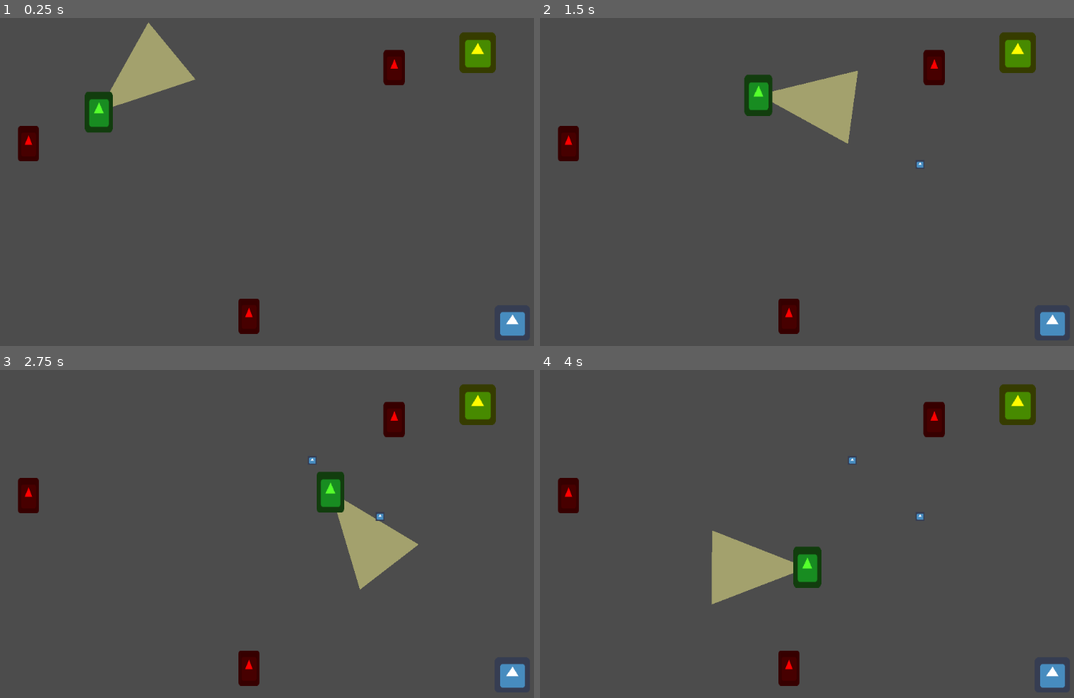
Above: before the commit, frames 1-4 (two rows, left to right).
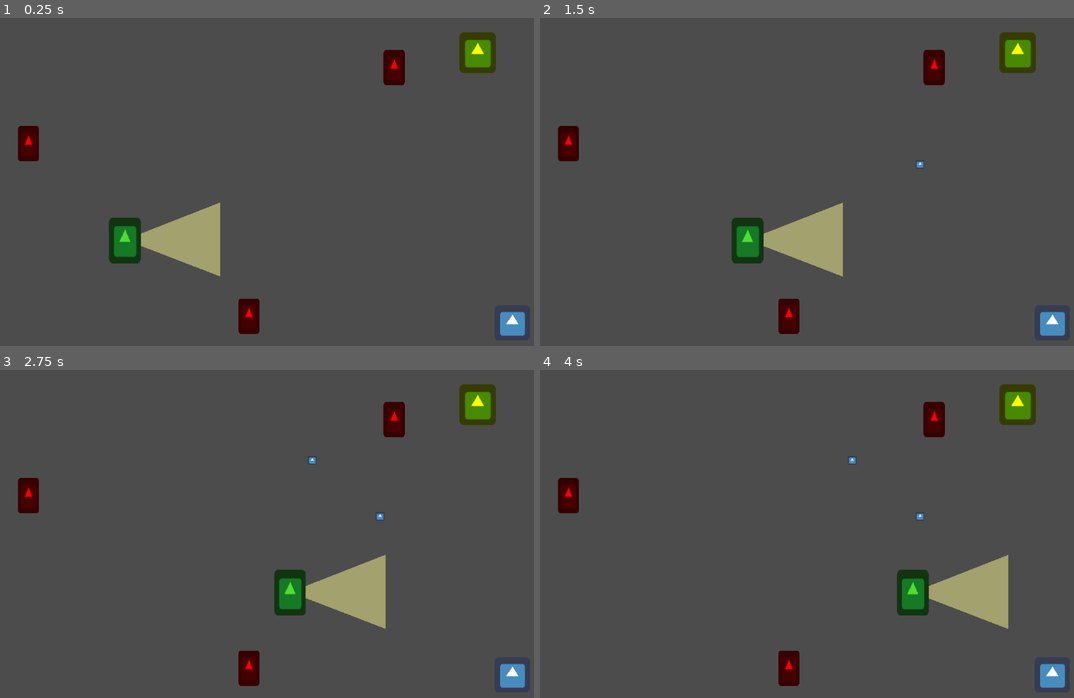
Above: after the commit, the same moments.

Repository: cwiep/Agent-of-C.H.A.I.N.
Game: Godot game, scene res://scenes/World.tscn
The game is run twice, just before and just after one commit, with the same random seed, the same clock (stepped at 60 frames per second) and the same inputs. The engine's default icon, where the game draws it, is replaced by a stand-in: a white triangle on a blue panel in a dark square.
Inputs (mouse positions are in pixels of both pictures, inside the frame that each line leads up to):
- Up to frame 1 (0.25 s): no input
- Up to frame 2 (1.5 s): move the mouse to (919, 165) at 0.52 s; press the mouse at (919, 165) at 0.53 s; tap Mouse wheel down (speed_down) at 0.8, 1.35 s; move the mouse to (684, 198) at 1.27 s; release the mouse at (684, 198) at 1.28 s
- Up to frame 3 (2.75 s): tap Mouse wheel up (speed_up) at 1.55 s; move the mouse to (315, 461) at 2.02 s; hold Mouse wheel up (speed_up) from 2.03 s (still down); click (315, 461) at 2.3 s
- Up to frame 4 (4 s): move the mouse to (769, 599) at 2.77 s; release Mouse wheel up (speed_up) at 2.78 s; click (769, 599) at 2.85 s; tap Mouse wheel down (speed_down) at 3.05 s; move the mouse to (967, 583) at 3.52 s; hold Right mouse button (remove_action_point) from 3.53 s (still down); tap Mouse wheel up (speed_up) at 3.8 s

The runs differ from the first frame. In frame 1, 5.4% of the frame differs, in the area x 15-42%, y 1-79%; in frame 2, 5.5%, in the area x 35-60%, y 16-79%; in frame 3, 4.7%; in frame 4, 5.5%.

Commit message:
Clean up, separate scripts

Diff:
--- a/project.godot
+++ b/project.godot
@@ -18,6 +18,10 @@
 config/name="MJD9 - Agent of C.H.A.I.N."
 run/main_scene="res://scenes/World.tscn"
 config/icon="res://icon.png"
+
+[autoload]
+
+Global="*res://scripts/Global.gd"
 
 [input]
 
--- a/scenes/Guard.tscn
+++ b/scenes/Guard.tscn
@@ -1,20 +1,48 @@
-[gd_scene load_steps=4 format=2]
+[gd_scene load_steps=7 format=2]
 
 [ext_resource path="res://icon.png" type="Texture" id=1]
 [ext_resource path="res://scripts/GuardBehavior.gd" type="Script" id=2]
+[ext_resource path="res://scenes/VisionCone.tscn" type="PackedScene" id=3]
+[ext_resource path="res://scripts/GuardPath.gd" type="Script" id=4]
 
 [sub_resource type="RectangleShape2D" id=1]
 extents = Vector2( 24.8433, 37.2277 )
 
-[node name="Guard" type="Area2D" groups=[
+[sub_resource type="Animation" id=2]
+resource_name = "exited"
+length = 0.6
+tracks/0/type = "value"
+tracks/0/path = NodePath("Sprite:position")
+tracks/0/interp = 1
+tracks/0/loop_wrap = true
+tracks/0/imported = false
+tracks/0/enabled = true
+tracks/0/keys = {
+"times": PoolRealArray( 0, 0.2, 0.3, 0.5, 0.6 ),
+"transitions": PoolRealArray( 1, 1, 1, 1, 1 ),
+"update": 0,
+"values": [ Vector2( 0, 0 ), Vector2( 0, -10 ), Vector2( 0, 0 ), Vector2( 0, -10 ), Vector2( 0, 0 ) ]
+}
+
+[node name="Guard" type="PathFollow2D"]
+script = ExtResource( 4 )
+
+[node name="VisionCone" parent="." instance=ExtResource( 3 )]
+
+[node name="Guard" type="Area2D" parent="." groups=[
 "enemy",
 ]]
 script = ExtResource( 2 )
 
-[node name="Sprite" type="Sprite" parent="."]
+[node name="Sprite" type="Sprite" parent="Guard"]
 modulate = Color( 0.309804, 0.866667, 0.196078, 1 )
 scale = Vector2( 0.900675, 1.29797 )
 texture = ExtResource( 1 )
 
-[node name="CollisionShape2D" type="CollisionShape2D" parent="."]
+[node name="CollisionShape2D" type="CollisionShape2D" parent="Guard"]
 shape = SubResource( 1 )
+
+[node name="AnimationPlayer" type="AnimationPlayer" parent="Guard"]
+anims/exited = SubResource( 2 )
+[connection signal="area_entered" from="VisionCone" to="." method="_on_area_entered"]
+[connection signal="area_entered" from="Guard" to="." method="_on_area_entered"]
--- a/scenes/GuardPath.tscn
+++ /dev/null
@@ -1,69 +0,0 @@
-[gd_scene load_steps=7 format=2]
-
-[ext_resource path="res://scripts/GuardBehavior.gd" type="Script" id=1]
-[ext_resource path="res://icon.png" type="Texture" id=2]
-[ext_resource path="res://scripts/GuardPath.gd" type="Script" id=4]
-
-[sub_resource type="Curve2D" id=1]
-_data = {
-"points": PoolVector2Array( -23.2238, 83.9052, 23.2238, -83.9052, 202.5, 212, 0, 0, 0, 0, 382.18, 137.793, -52.4408, -55.4374, 52.4408, 55.4374, 629.4, 205.966, 42.7018, -47.9458, -42.7018, 47.9458, 630.15, 328.078, 131.102, 29.217, -131.102, -29.217, 373.19, 338.566, -5.24408, 62.9289, 5.24408, -62.9289, 202.5, 212 )
-}
-
-[sub_resource type="RectangleShape2D" id=2]
-extents = Vector2( 22.3575, 33.0034 )
-
-[sub_resource type="Animation" id=3]
-resource_name = "exited"
-length = 0.6
-tracks/0/type = "value"
-tracks/0/path = NodePath("Sprite:position")
-tracks/0/interp = 1
-tracks/0/loop_wrap = true
-tracks/0/imported = false
-tracks/0/enabled = true
-tracks/0/keys = {
-"times": PoolRealArray( 0, 0.2, 0.3, 0.5, 0.6 ),
-"transitions": PoolRealArray( 1, 1, 1, 1, 1 ),
-"update": 0,
-"values": [ Vector2( 0, 0 ), Vector2( 0, -10 ), Vector2( 0, 0 ), Vector2( 0, -10 ), Vector2( 0, 0 ) ]
-}
-
-[node name="GuardPath" type="Path2D"]
-curve = SubResource( 1 )
-script = ExtResource( 4 )
-
-[node name="FollowAndRotate" type="PathFollow2D" parent="."]
-position = Vector2( 202.5, 212 )
-rotation = -1.27223
-
-[node name="VisionCone" type="Area2D" parent="FollowAndRotate"]
-script = ExtResource( 1 )
-
-[node name="Shape" type="Polygon2D" parent="FollowAndRotate/VisionCone"]
-modulate = Color( 1, 1, 1, 0.486275 )
-rotation = -0.00257678
-color = Color( 1, 0.984314, 0.564706, 1 )
-polygon = PoolVector2Array( 0.280563, -1.04376, 172.973, -68.8494, 172.973, 65.7024 )
-
-[node name="CollisionPolygon2D" type="CollisionPolygon2D" parent="FollowAndRotate/VisionCone"]
-polygon = PoolVector2Array( 0.0337982, 0.364792, 172.114, -68.5097, 172.459, 65.52 )
-
-[node name="Follow" type="PathFollow2D" parent="."]
-position = Vector2( 202.5, 212 )
-rotate = false
-
-[node name="Guard" type="Area2D" parent="Follow"]
-script = ExtResource( 1 )
-
-[node name="Sprite" type="Sprite" parent="Follow/Guard"]
-modulate = Color( 0.333333, 1, 0.172549, 1 )
-scale = Vector2( 0.7893, 1.16388 )
-texture = ExtResource( 2 )
-
-[node name="CollisionShape2D" type="CollisionShape2D" parent="Follow/Guard"]
-shape = SubResource( 2 )
-
-[node name="AnimationPlayer" type="AnimationPlayer" parent="Follow/Guard"]
-anims/exited = SubResource( 3 )
-[connection signal="area_entered" from="FollowAndRotate/VisionCone" to="." method="_on_area_entered"]
-[connection signal="area_entered" from="Follow/Guard" to="." method="_on_area_entered"]
--- a/scenes/Player.tscn
+++ b/scenes/Player.tscn
@@ -1,6 +1,7 @@
-[gd_scene load_steps=3 format=2]
+[gd_scene load_steps=4 format=2]
 
 [ext_resource path="res://icon.png" type="Texture" id=1]
+[ext_resource path="res://scripts/Player.gd" type="Script" id=2]
 
 [sub_resource type="RectangleShape2D" id=1]
 extents = Vector2( 29, 28 )
@@ -8,6 +9,7 @@
 [node name="Player" type="Area2D" groups=[
 "player",
 ]]
+script = ExtResource( 2 )
 
 [node name="Sprite" type="Sprite" parent="."]
 texture = ExtResource( 1 )
--- /dev/null
+++ b/scenes/VisionCone.tscn
@@ -0,0 +1,15 @@
+[gd_scene load_steps=2 format=2]
+
+[ext_resource path="res://scripts/VisionCone.gd" type="Script" id=1]
+
+[node name="VisionCone" type="Area2D"]
+script = ExtResource( 1 )
+
+[node name="Shape" type="Polygon2D" parent="."]
+modulate = Color( 1, 1, 1, 0.486275 )
+rotation = -0.00257678
+color = Color( 1, 0.984314, 0.564706, 1 )
+polygon = PoolVector2Array( 0.280563, -1.04376, 172.973, -68.8494, 172.973, 65.7024 )
+
+[node name="CollisionPolygon2D" type="CollisionPolygon2D" parent="."]
+polygon = PoolVector2Array( 0.0337982, 0.364792, 172.114, -68.5097, 172.459, 65.52 )
--- a/scenes/World.tscn
+++ b/scenes/World.tscn
@@ -1,13 +1,18 @@
-[gd_scene load_steps=7 format=2]
+[gd_scene load_steps=8 format=2]
 
 [ext_resource path="res://scripts/World.gd" type="Script" id=1]
 [ext_resource path="res://scenes/Player.tscn" type="PackedScene" id=2]
 [ext_resource path="res://scenes/Document.tscn" type="PackedScene" id=3]
-[ext_resource path="res://scenes/GuardPath.tscn" type="PackedScene" id=4]
 [ext_resource path="res://icon.png" type="Texture" id=5]
+[ext_resource path="res://scenes/Guard.tscn" type="PackedScene" id=7]
 
 [sub_resource type="RectangleShape2D" id=1]
 extents = Vector2( 25, 30 )
+
+[sub_resource type="Curve2D" id=2]
+_data = {
+"points": PoolVector2Array( 0, 0, 0, 0, 244, 408, 0, 0, 0, 0, 755, 409, 0, 0, 0, 0, 457, 544, 0, 0, 0, 0, 244, 408 )
+}
 
 [node name="World" type="Node2D"]
 script = ExtResource( 1 )
@@ -45,8 +50,14 @@
 [node name="Player" parent="." instance=ExtResource( 2 )]
 position = Vector2( 976.949, 558.31 )
 
-[node name="Guard1" parent="." instance=ExtResource( 4 )]
+[node name="ActionPoints" type="Node2D" parent="."]
 
-[node name="ActionPoints" type="Node2D" parent="."]
+[node name="GuardPath1" type="Path2D" parent="."]
+curve = SubResource( 2 )
+
+[node name="Guard" parent="GuardPath1" instance=ExtResource( 7 )]
+position = Vector2( 244, 408 )
+rotation = 0.00195078
+speed = 1
 [connection signal="area_entered" from="Player" to="." method="_on_Player_area_entered"]
-[connection signal="player_seen" from="Guard1" to="." method="_on_player_seen"]
+[connection signal="player_seen" from="GuardPath1/Guard" to="." method="_on_player_seen"]
--- /dev/null
+++ b/scripts/Global.gd
@@ -0,0 +1,25 @@
+extends Node
+
+enum State {
+	PLANNING,
+	ACTION,
+	STOP
+}
+
+var _current_state = State.PLANNING
+
+func change_state(state) -> void:
+	_current_state = state
+
+func get_state():
+	return _current_state
+
+func failed() -> void:
+	print("failure")
+	# TODO reload level
+	_current_state = State.STOP
+
+func succeeded() -> void:
+	print("success")
+	# TODO load next level
+	_current_state = State.STOP
--- a/scripts/GuardBehavior.gd
+++ b/scripts/GuardBehavior.gd
@@ -1,21 +1,10 @@
 extends Area2D
-
-enum State {
-	PATROL,
-	STOP
-}
-
-export (int) var speed = 3
 
 onready var path: PathFollow2D = get_parent()
 
-var state = State.PATROL
-
 func _physics_process(delta):
-	if state == State.PATROL:
-		path.offset += speed
-	else:
-		pass
-
-func stop():
-	state = State.STOP
+	if Global.get_state() == Global.State.STOP:
+		return
+	path.offset += path.speed
+	# the guard itself must not rotate... this is terrible
+	rotation = -path.rotation
--- a/scripts/GuardPath.gd
+++ b/scripts/GuardPath.gd
@@ -1,13 +1,14 @@
-extends Path2D
+extends PathFollow2D
 
 signal player_seen
 
+export (int) var speed = 3
+
 func _on_area_entered(area):
+	if Global.get_state() != Global.State.ACTION:
+		return
 	if !area.is_in_group("player"):
 		return
 
-	$FollowAndRotate/VisionCone.stop()
-	$Follow/Guard.stop()
-	$Follow/Guard/AnimationPlayer.play("exited")
-	yield($Follow/Guard/AnimationPlayer, "animation_finished")
+	$Guard/AnimationPlayer.play("exited")
 	emit_signal("player_seen")
--- /dev/null
+++ b/scripts/Player.gd
@@ -0,0 +1,33 @@
+extends Area2D
+
+const MIN_SPEED = 2
+const MAX_SPEED = 10
+const SPEED_STEP = 1
+
+var _current_target = null
+var current_speed = MIN_SPEED
+
+func _ready():
+	current_speed = MIN_SPEED
+
+func _physics_process(delta):
+	if Global.get_state() == Global.State.ACTION:
+		if _current_target:
+			var velocity = global_position.direction_to(_current_target.global_position) * current_speed
+			global_position += velocity
+		else:
+			print("no action point left")
+			Global.failed()
+
+func _input(event):
+	if Global.get_state() == Global.State.ACTION:
+		if event.is_action_pressed("speed_up") and !event.is_echo():
+			current_speed = min(current_speed + SPEED_STEP, MAX_SPEED)
+		elif event.is_action_pressed("speed_down") and !event.is_echo():
+			current_speed = max(current_speed - SPEED_STEP, MIN_SPEED)
+
+func set_target(target) -> void:
+	_current_target = target
+
+func get_target():
+	return _current_target
--- a/scripts/VisionCone.gd
+++ b/scripts/VisionCone.gd
@@ -1,11 +1,8 @@
-extends Polygon2D
-
-export (int) var speed = 3
+extends Area2D
 
 onready var path: PathFollow2D = get_parent()
 
 func _physics_process(delta):
-	path.offset += speed
-
-func _on_VisionCone_area_entered(area):
-	pass # Replace with function body.
+	if Global.get_state() == Global.State.STOP:
+		return
+	path.offset += path.speed
--- a/scripts/World.gd
+++ b/scripts/World.gd
@@ -1,53 +1,26 @@
 extends Node2D
 
 const action_point_scene = preload("res://scenes/ActionPoint.tscn")
-const MIN_SPEED = 2
-const MAX_SPEED = 10
-const SPEED_STEP = 1
-
-enum State {
-	PLANNING,
-	ACTION,
-	STOP
-}
 
 export (int) var MAX_ACTIONS = 3
 
-var current_state = State.PLANNING
-var current_target
-var current_speed = MIN_SPEED
 var available_actions
 
 func _ready() -> void:
 	available_actions = MAX_ACTIONS
-	current_state = State.PLANNING
-	current_speed = MIN_SPEED
-
-func _physics_process(delta):
-	if current_state == State.ACTION:
-		if current_target:
-			var velocity = $Player.global_position.direction_to(current_target.global_position) * current_speed
-			$Player.global_position += velocity
-		else:
-			print("failure")
-			current_state = State.STOP
 
 func _input(event: InputEvent) -> void:
-	if current_state == State.PLANNING:
+	if Global.get_state() == Global.State.PLANNING:
 		if event.is_action_pressed("add_action_point") and !event.is_echo():
 			if available_actions > 0:
 				_spawn_action_point(get_global_mouse_position())
 				available_actions -= 1
 			elif available_actions == 0:
-				_run_action_phase()
+				Global.change_state(Global.State.ACTION)
+				$Player.set_target($ActionPoints.get_child(0))
 		elif event.is_action_pressed("remove_action_point") and !event.is_echo():
 			if available_actions < MAX_ACTIONS:
 				_remove_last_action_point()
-	elif current_state == State.ACTION:
-		if event.is_action_pressed("speed_up") and !event.is_echo():
-			current_speed = min(current_speed + SPEED_STEP, MAX_SPEED)
-		elif event.is_action_pressed("speed_down") and !event.is_echo():
-			current_speed = max(current_speed - SPEED_STEP, MIN_SPEED)
 
 func _spawn_action_point(coords: Vector2) -> void:
 	var point = action_point_scene.instance()
@@ -60,23 +33,18 @@
 	last_child.queue_free()
 	available_actions += 1
 
-func _run_action_phase() -> void:
-	current_state = State.ACTION
-	current_target = $ActionPoints.get_child(0)
-
 func _target_next_action_point() -> void:
-	$ActionPoints.remove_child(current_target)
-	current_target.queue_free()
+	var target = $Player.get_target()
+	$ActionPoints.remove_child(target)
+	target.queue_free()
 	if $ActionPoints.get_child_count() > 0:
-		current_target = $ActionPoints.get_child(0)
+		$Player.set_target($ActionPoints.get_child(0))
 	else:
-		current_target = null
+		$Player.set_target(null)
 
 func _on_Player_area_entered(area: Area2D) -> void:
-	# prevent losing when last point is reached at same time as exit
 	if area.is_in_group("exit"):
-		current_state = State.STOP
-		print("success")
+		Global.succeeded()
 	elif area.is_in_group("action_point"):
 		_target_next_action_point()
 	elif area.is_in_group("document"):
@@ -84,5 +52,5 @@
 		area.queue_free()
 
 func _on_player_seen():
-	current_state = State.STOP
-	print("failure")
+	print("player seen")
+	Global.failed()
